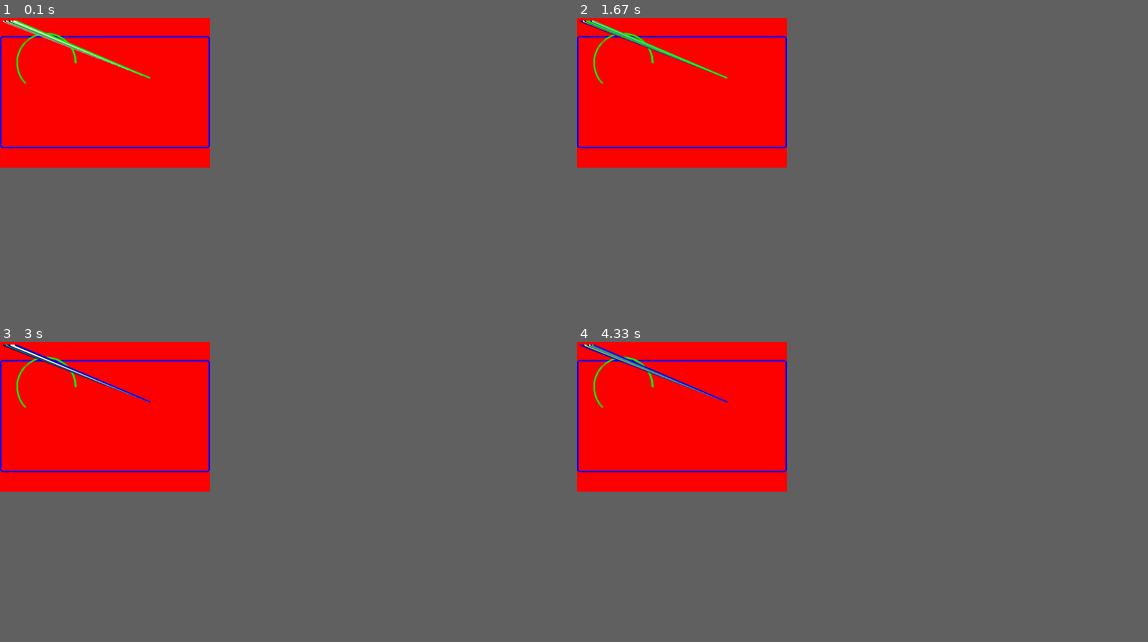
Above: before the commit, frames 1-4 (two rows, left to right).
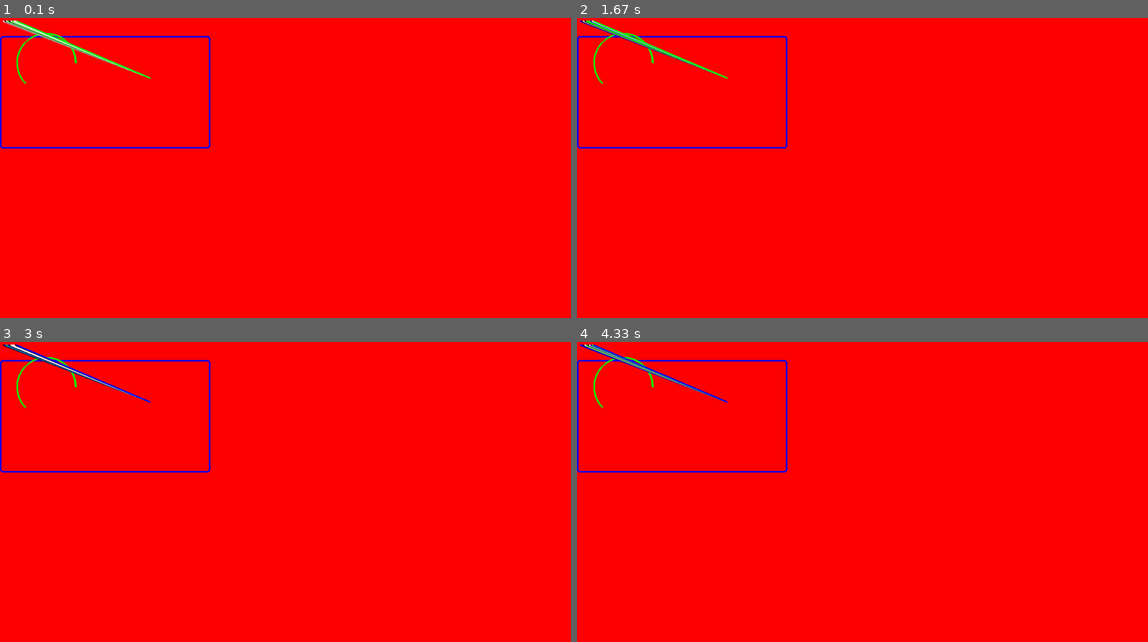
Above: after the commit, the same moments.

Repository: enzosuname/pygamefirst
Game: pygame game, started from main.py
Two runs of this game, one before a commit and one after it. Both use one fixed random seed, a clock stepped at 60 frames per second and the inputs below.
Inputs:
- Up to frame 1 (0.1 s): no input
- Up to frame 2 (1.67 s): no input
- Up to frame 3 (3 s): no input
- Up to frame 4 (4.33 s): no input
The window is 331x236 before the commit and 900x473 after it. Grey fills any space a smaller window leaves; there, only what the larger window draws over its background counts as a difference.

The runs differ from the first frame. In frame 1, 0.3% of the frame differs, in the area x 0-37%, y 5-44%; in frame 2, 0.3%; in frame 3, 0.3%; in frame 4, 0.3%.

Commit message:
making a scene :sunglasses:

Diff:
--- /dev/null
+++ b/ascene.py
@@ -0,0 +1,37 @@
+import pygame as g
+import math as m
+import random as r
+
+#Create color constants
+FRONTGRAY = (102, 106, 112)
+BACKGRAY = (71, 73, 77)
+SKY = (39, 139, 232)
+WINDOW = (213, 223, 224)
+WINDOWSHADE = (161, 170, 171)
+PAVEMENT = (26, 27, 28)
+
+#Game constants
+
+PI = m.pi
+SIZE = (1900,1000)
+FPS = 60
+
+#########################################################
+
+g.init()
+
+screen = g.display.set_mode(SIZE)
+g.display.set_caption("Jame Scene")
+clock = g.time.Clock()
+
+running = True
+while running:
+    for event in g.event.get():
+        if event.type == g.QUIT:
+            running = False
+
+    screen.fill(SKY)
+    g.draw.rect(screen,BACKGRAY,[600,0,900,950])
+
+    g.display.flip()
+    clock.tick(FPS)
--- a/main.py
+++ b/main.py
@@ -1,5 +1,3 @@
-import math
-
 import pygame as g
 import math as m
 import random as r
@@ -18,7 +16,7 @@
 
 #Game constants
 
-SIZE = (700,500)
+SIZE = (1900,1000)
 FPS = 60
 
 #####################
